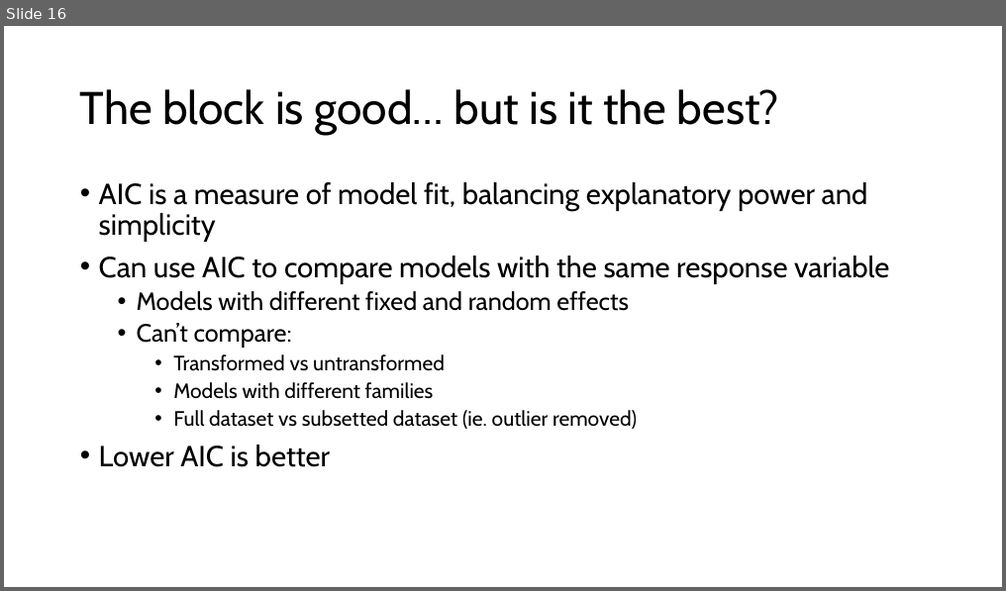
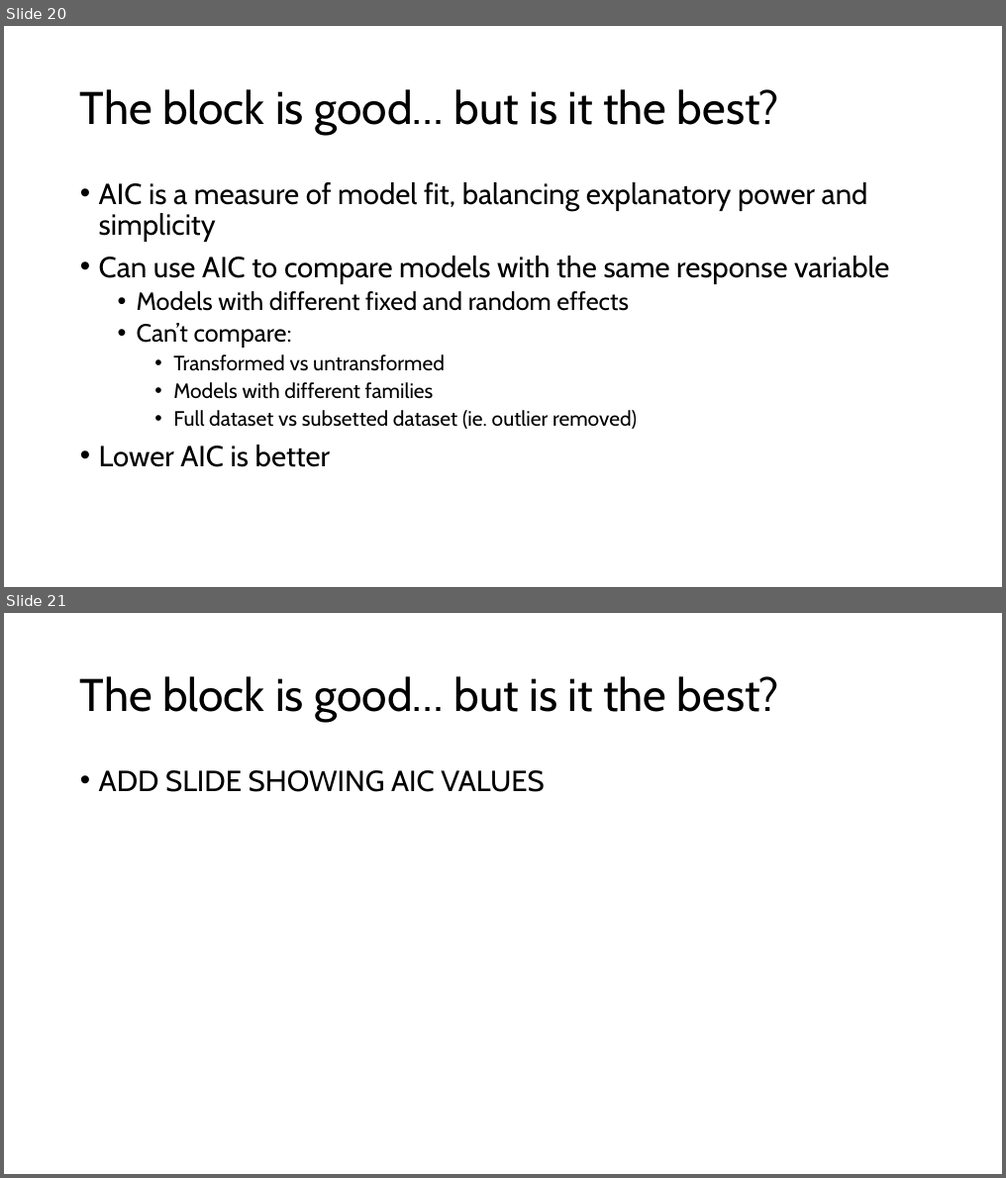
Before and after one commit to hahnp13/Workshops, a slide deck: Slides and materials/WorkedExample_GLMM_Counts.pptx. Shown one above the other, each under a label of ours: slide 16 before the commit, slides 20 and 21 after it. The pictures are 1006x591 and 1006x1178 pixels, drawn with LibreOffice and Linux fonts; fonts in the diff are those of the drawing. Boxes give left, top, right and bottom in pixels: in the first picture for what was removed or moved away, otherwise in the second. Text is boxed around its words. In the diff, an @@ line names an element or a change of style, - is before the commit and + after.

```diff
--- a/Slides and materials/WorkedExample_GLMM_Counts.pptx
+++ b/Slides and materials/WorkedExample_GLMM_Counts.pptx
@@ slide 21 added at (x1=4, y1=613, x2=1002, y2=1174), background #FFFFFF @@
@@ title added at (x1=80, y1=676, x2=779, y2=722), 44 pt, text #000000 @@
+The block is good… but is it the best?
@@ text added at (x1=99, y1=770, x2=544, y2=792), 28 pt, text #000000 @@
+• ADD SLIDE SHOWING AIC VALUES
@@ what was slide 16 is now slide 20 @@
```
Also in this commit, not shown: 2 slides changed, 10 other slides added.
